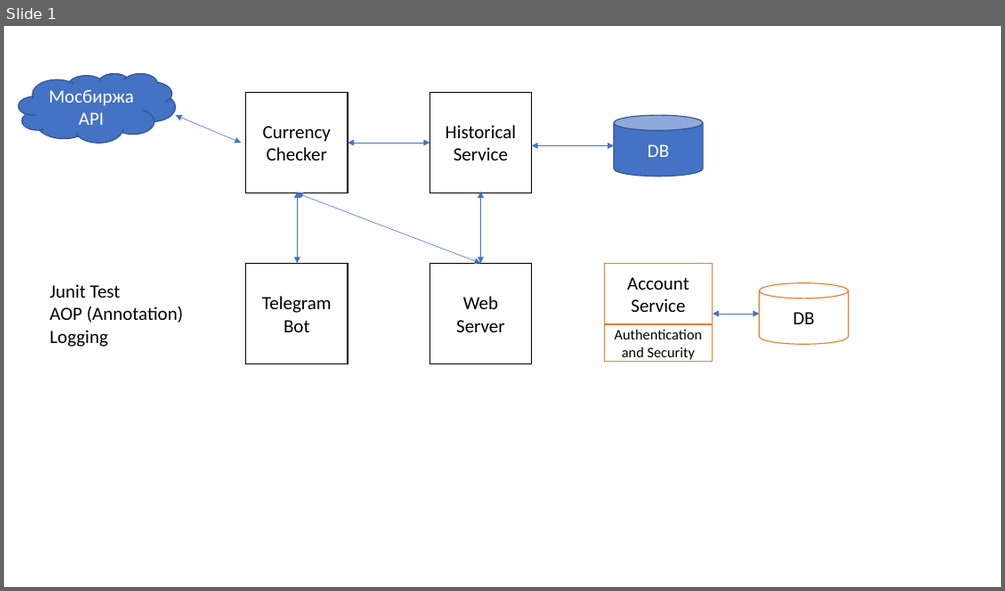
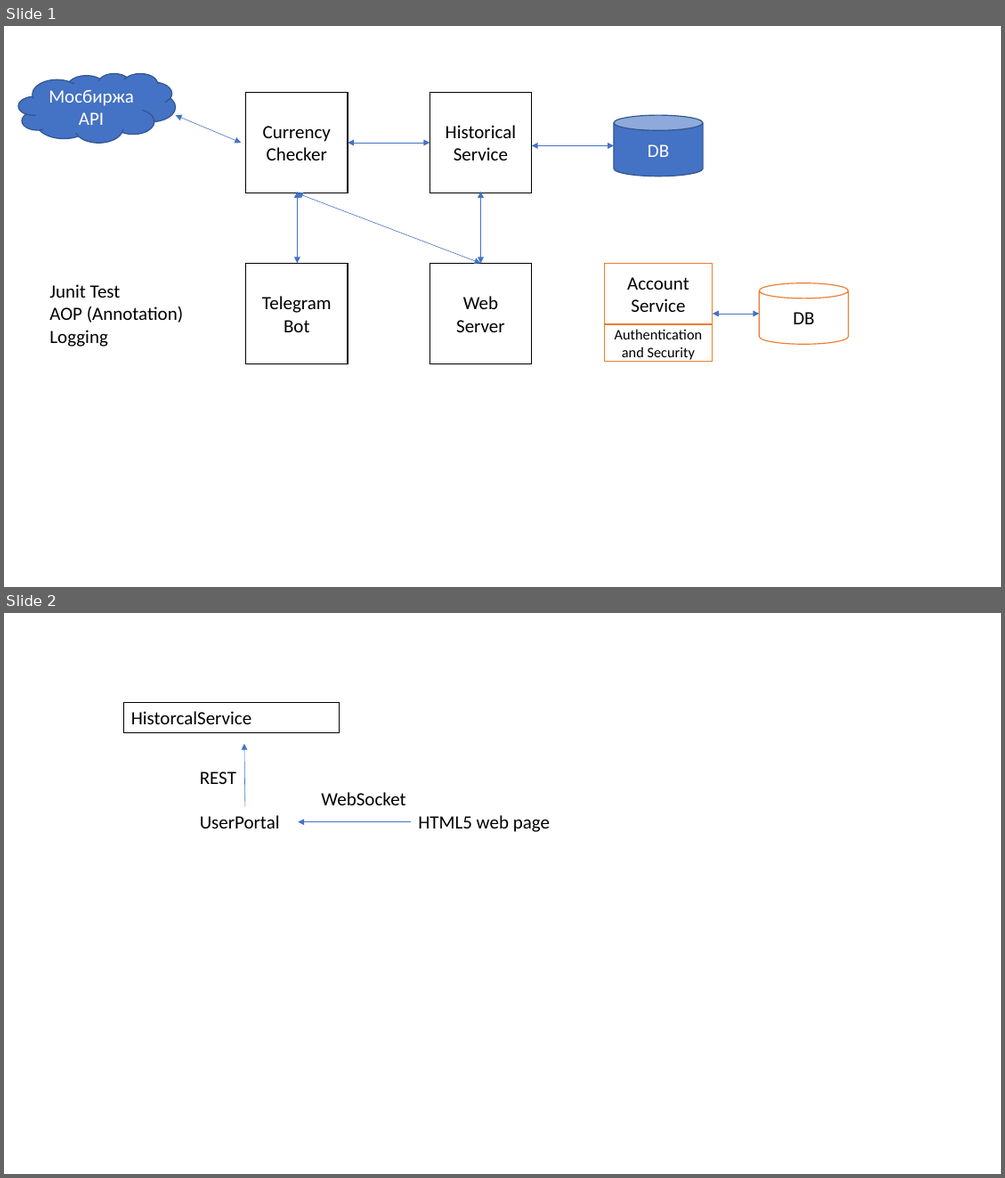
Before and after one commit to AlexDruzhinin/Microservices, a slide deck: Microservices_schema.pptx. Shown one above the other, each under a label of ours: slide 1 before the commit, slides 1 and 2 after it. The pictures are 1005x591 and 1005x1178 pixels, drawn with LibreOffice and Linux fonts; fonts in the diff are those of the drawing. Boxes give left, top, right and bottom in pixels: in the first picture for what was removed or moved away, otherwise in the second. Text is boxed around its words. In the diff, an @@ line names an element or a change of style, - is before the commit and + after.

Commit message:
UserPortal added, websocket traffic implemented

```diff
--- a/Microservices_schema.pptx
+++ b/Microservices_schema.pptx
@@ slide 2 added at (x1=4, y1=613, x2=1001, y2=1174), background #FFFFFF @@
@@ rectangle added at (x1=123, y1=702, x2=339, y2=732), outline #000000 0.75 pt, 18 pt, text #000000 @@
+HistorcalService
@@ arrow added from (245, 807) to (244, 744), #4472C4 0.5 pt @@
@@ text added at (x1=200, y1=771, x2=236, y2=784), 18 pt, text #000000 @@
+REST
@@ text added at (x1=321, y1=792, x2=405, y2=805), 18 pt, text #000000 @@
+WebSocket
@@ text added at (x1=200, y1=815, x2=280, y2=828), 18 pt, text #000000 @@
+UserPortal
@@ arrow added from (411, 821) to (298, 821), #4472C4 0.5 pt @@
@@ text added at (x1=418, y1=815, x2=550, y2=832), 18 pt, text #000000 @@
+HTML5 web page
```
Also in this commit, not shown: 8 other files.
